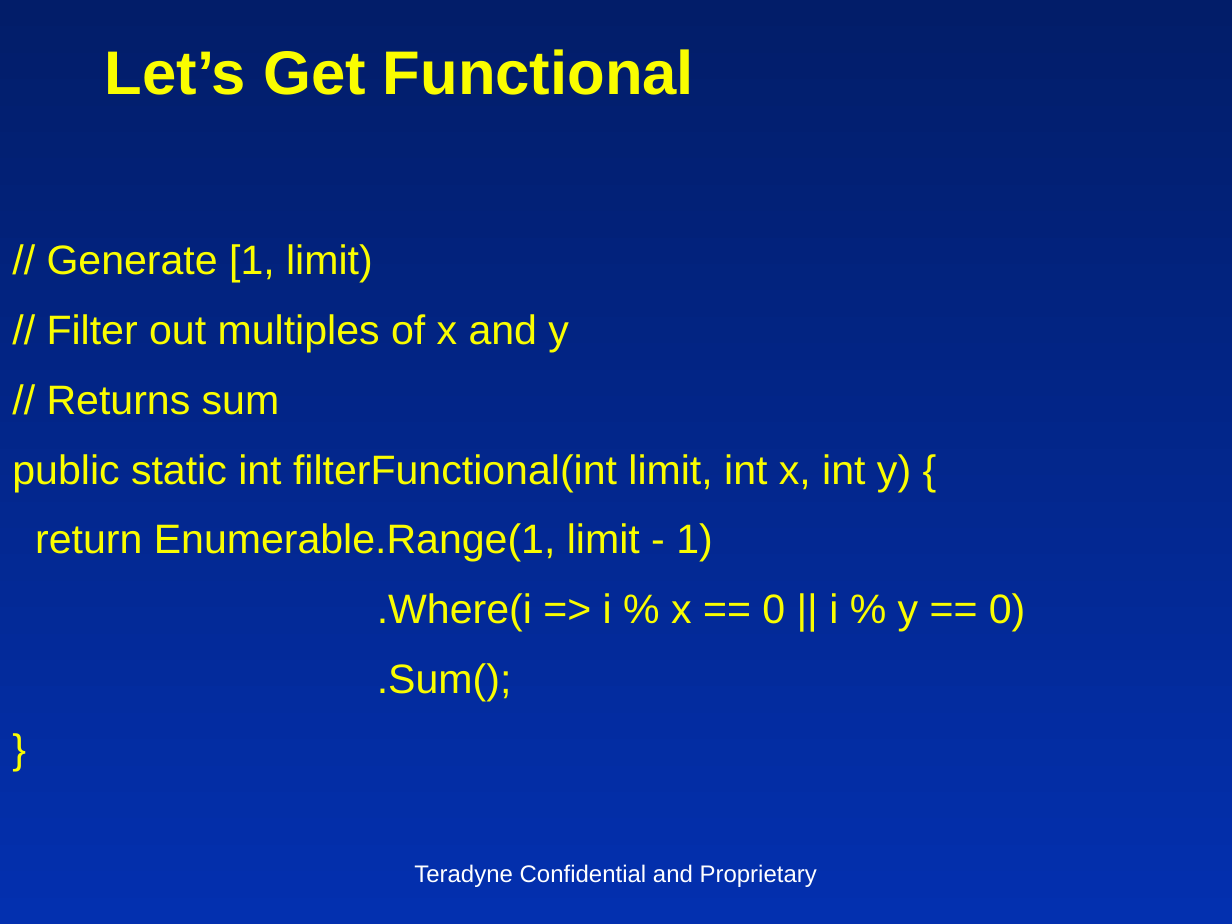
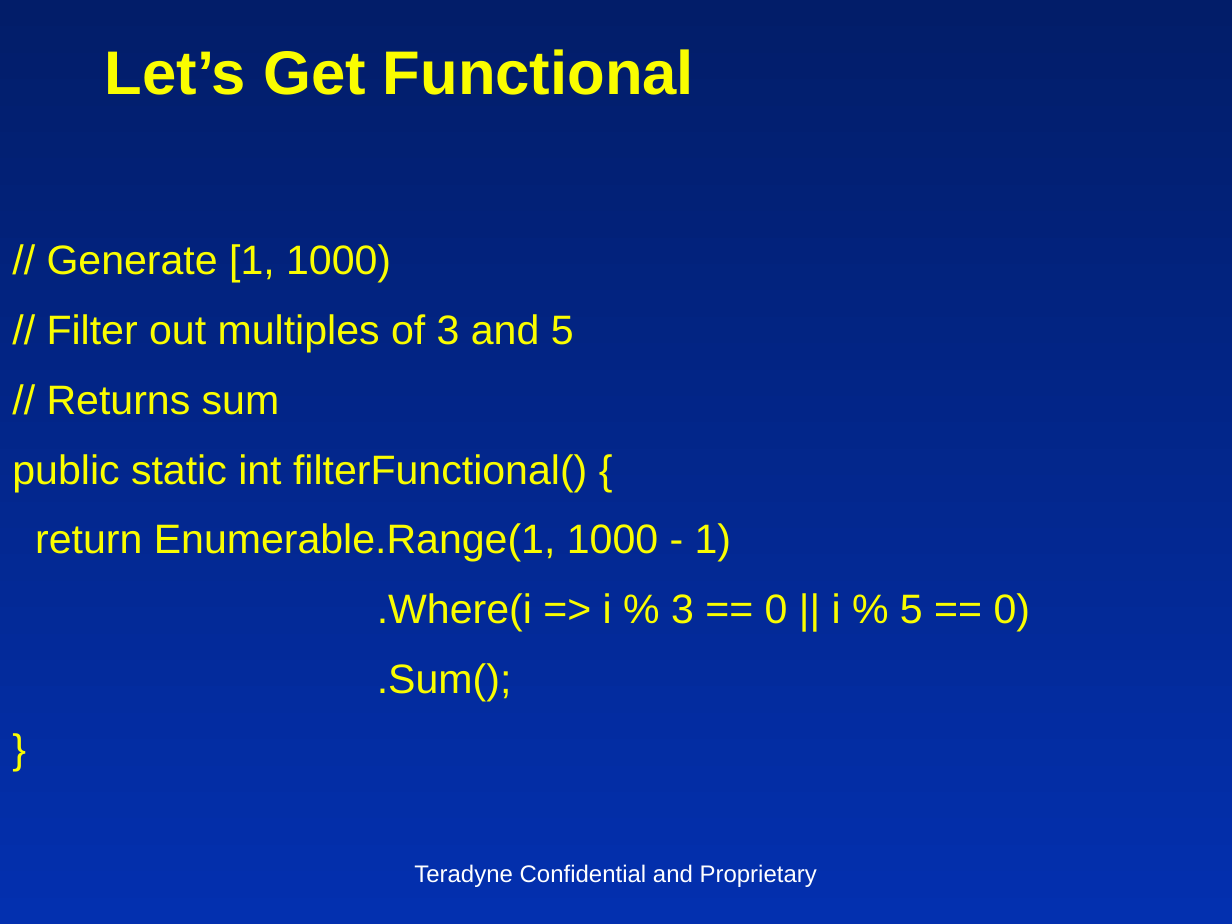
Before and after one commit to insideoutclub/Euler, a slide deck: slide 7 of FiveEasyPieces1.pptx. Drawn at 1232x924 pixels with LibreOffice and Linux fonts; fonts in the diff are those of the drawing. Boxes give left, top, right and bottom in pixels: in the first picture for what was removed or moved away, otherwise in the second. Text is boxed around its words. In the diff, an @@ line names an element or a change of style, - is before the commit and + after.

```diff
--- a/FiveEasyPieces1.pptx
+++ b/FiveEasyPieces1.pptx
@@ text at (x1=47, y1=244, x2=574, y2=352): text changed @@
-// Generate [1, limit)
-// Filter out multiples of x and y
+// Generate [1, 1000)
+// Filter out multiples of 3 and 5
@@ text at (x1=12, y1=454, x2=1031, y2=631): text changed @@
-public static int filterFunctional(int limit, int x, int y) {
-return Enumerable.Range(1, limit - 1)
-.Where(i => i % x == 0 || i % y == 0)
+public static int filterFunctional() {
+return Enumerable.Range(1, 1000 - 1)
+.Where(i => i % 3 == 0 || i % 5 == 0)
```
Also in this commit, not shown: 17 other slides changed, 1 slide removed, 2 other files.
